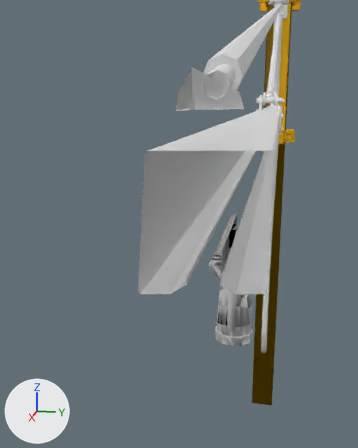
Renders of the FBX model models/aardwolf_all_part_WALL BRACED JIB CRANE 4M 250KG@p1_-200_0_0#p2_4085_0_2748.fbx from each side of a commit.
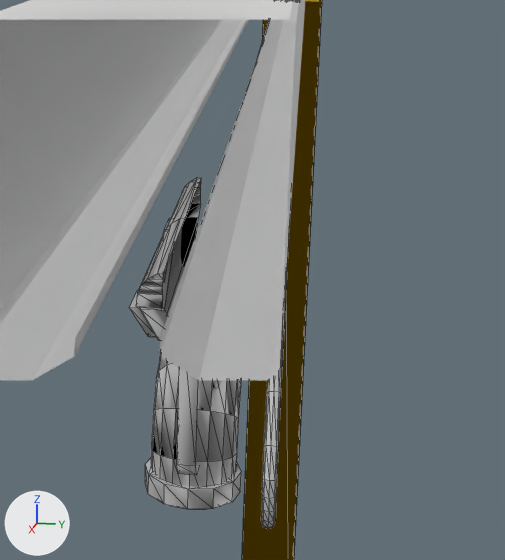
There are two pictures of each version: one from a 50 mm lens placed at (4.711, 0.051, 2.956), pointed at (4.104, -0.07, 2.804), one close up on the part from 44% to 100% of the width and 32% to 82% of the height. The axes (+X, +Y, +Z) are drawn at lower left. The lights are the same throughout. The older version's two pictures come first. The close-ups show mesh edges as thin lines. Everything nearer to the camera than a plane just in front of the edit is cut away. Where no turn or scale is listed for an object, it has been applied to the vertices. Vertices at exactly the same position are counted once.

The first close-up shows 'Object053', 'aardwolf_all_part_obj137', 'aardwolf_all_part_obj220', 'metal006'.
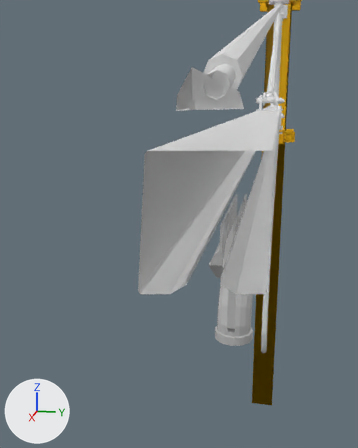
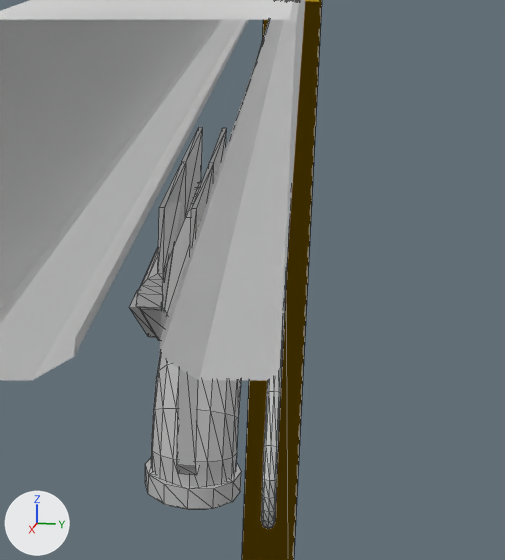
Boxes [x1, y1, x2, y2] around the edits, measured in the close-ups (505 x 560 px):
'metal006', reshaped
    before: [129, 177, 241, 510]
    after: [129, 127, 241, 510]
part 1 of me_mesh_001, built on
    before: [145, 177, 241, 510]
    after: [145, 127, 241, 510]

The change in detail:
me_mesh_001 is used by ob_metal006; location (2.9108, 0.0, 2.8592).
me_mesh_001 had 787 vertices, 1366 faces and spanned x -1.27..1.27, y -0.03..0.03, z -0.23..-0.03.
me_mesh_001 now has 799 vertices, 1390 faces and spans x -1.27..1.27, y -0.03..0.03, z -0.23..-0.03.
Part 1, on me_mesh_001:
42 faces are deleted.
12 vertices are added at x 1.08..1.27, y -0.01..0.01, z -0.03.
66 new faces join them, mat_empty_material (grey #bcbcbc).
